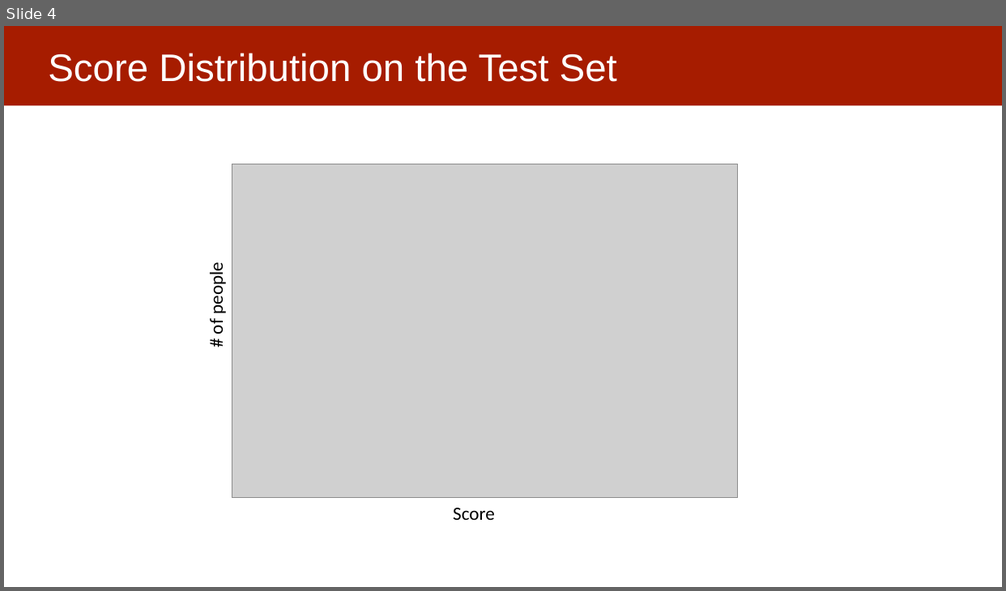
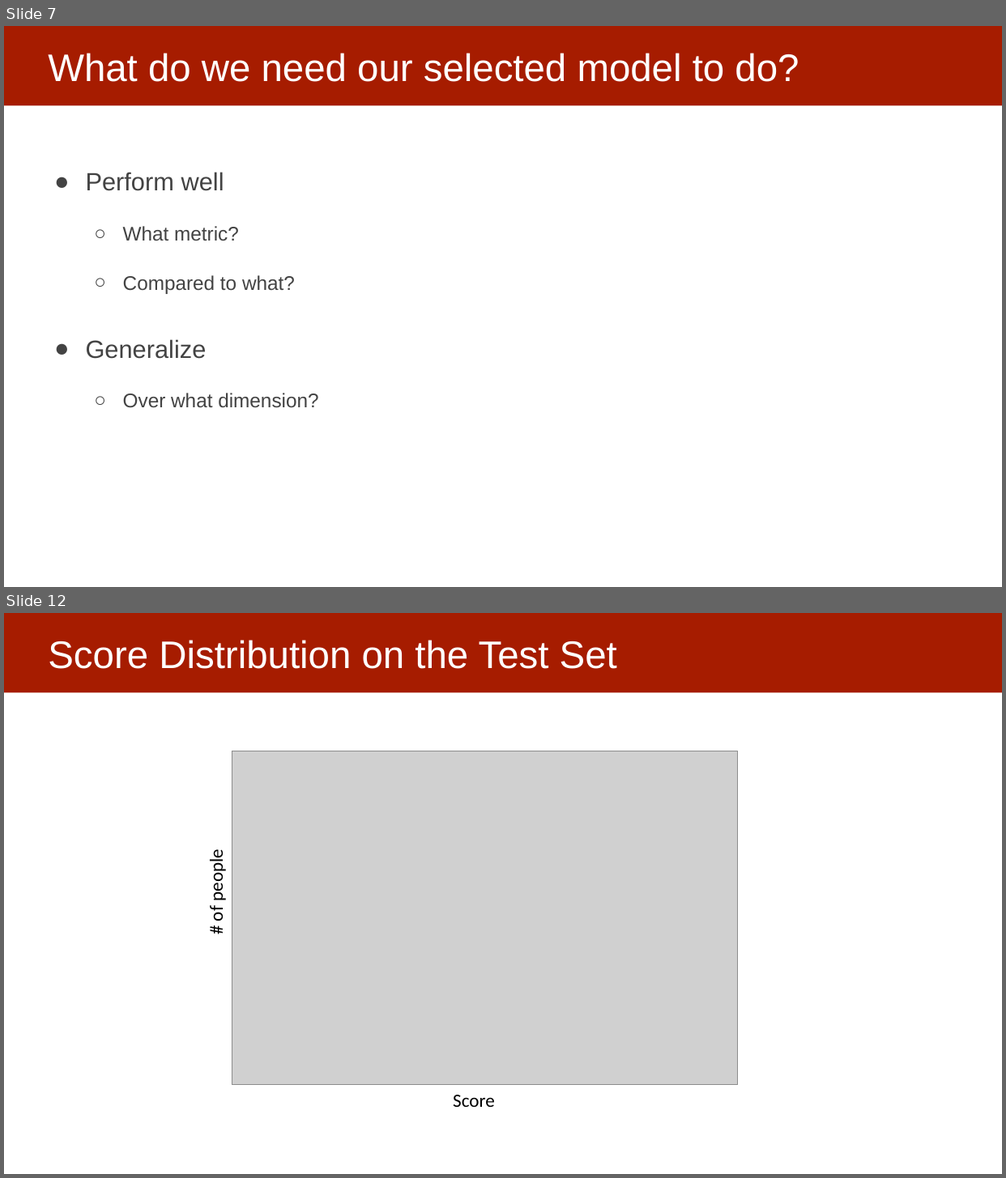
Before and after one commit to dssg/mlforpublicpolicylab, a slide deck: 06 - Performance and Evaluation Pt 1/Model Selection and Validation - Part I.pptx. Shown one above the other, each under a label of ours: slide 4 before the commit, slides 7 and 12 after it; the slides between them are not shown. The pictures are 1006x591 and 1006x1178 pixels, drawn with LibreOffice and Linux fonts; fonts in the diff are those of the drawing; grey boxes stand for pictures. Boxes give left, top, right and bottom in pixels: in the first picture for what was removed or moved away, otherwise in the second. Text is boxed around its words. In the diff, an @@ line names an element or a change of style, - is before the commit and + after.

```diff
--- a/06 - Performance and Evaluation Pt 1/Model Selection and Validation - Part I.pptx
+++ b/06 - Performance and Evaluation Pt 1/Model Selection and Validation - Part I.pptx
@@ slide 7 added at [4,26,1002,587], background #FFFFFF; not listed: 1 template element that a slide beside it also shows @@
@@ title added at [48,53,799,82], 37 pt, text #FFFFFF @@
+What do we need our selected model to do?
@@ text added at [86,172,318,408], 19 pt, text #434343 @@
+● Perform well
+  ○ What metric?
+  ○ Compared to what?
+● Generalize
+  ○ Over what dimension?
@@ what was slide 4 is now slide 12 @@
```
Also in this commit, not shown: 3 slides changed, 8 other slides added, 1 slide removed.
